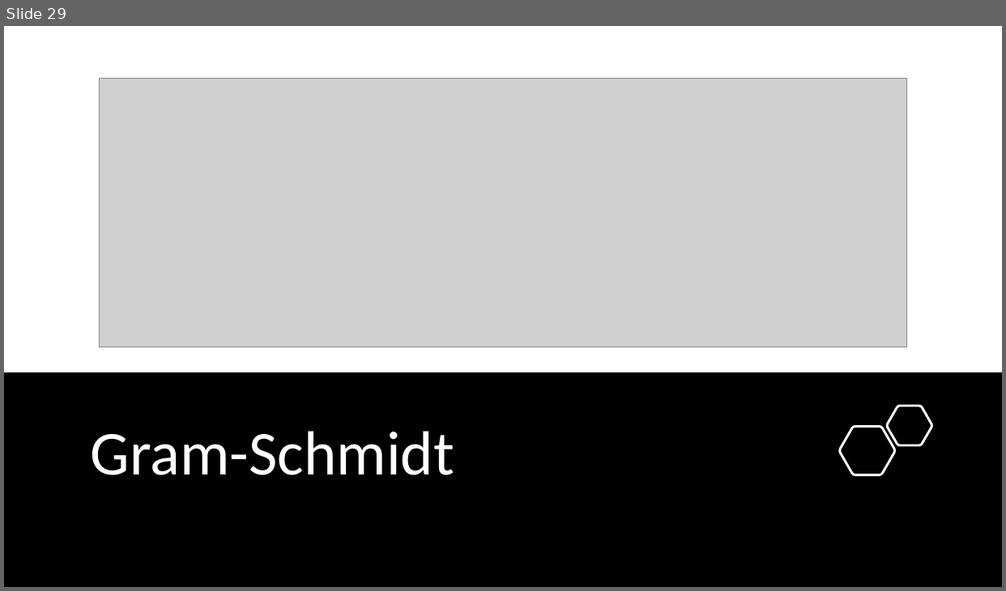
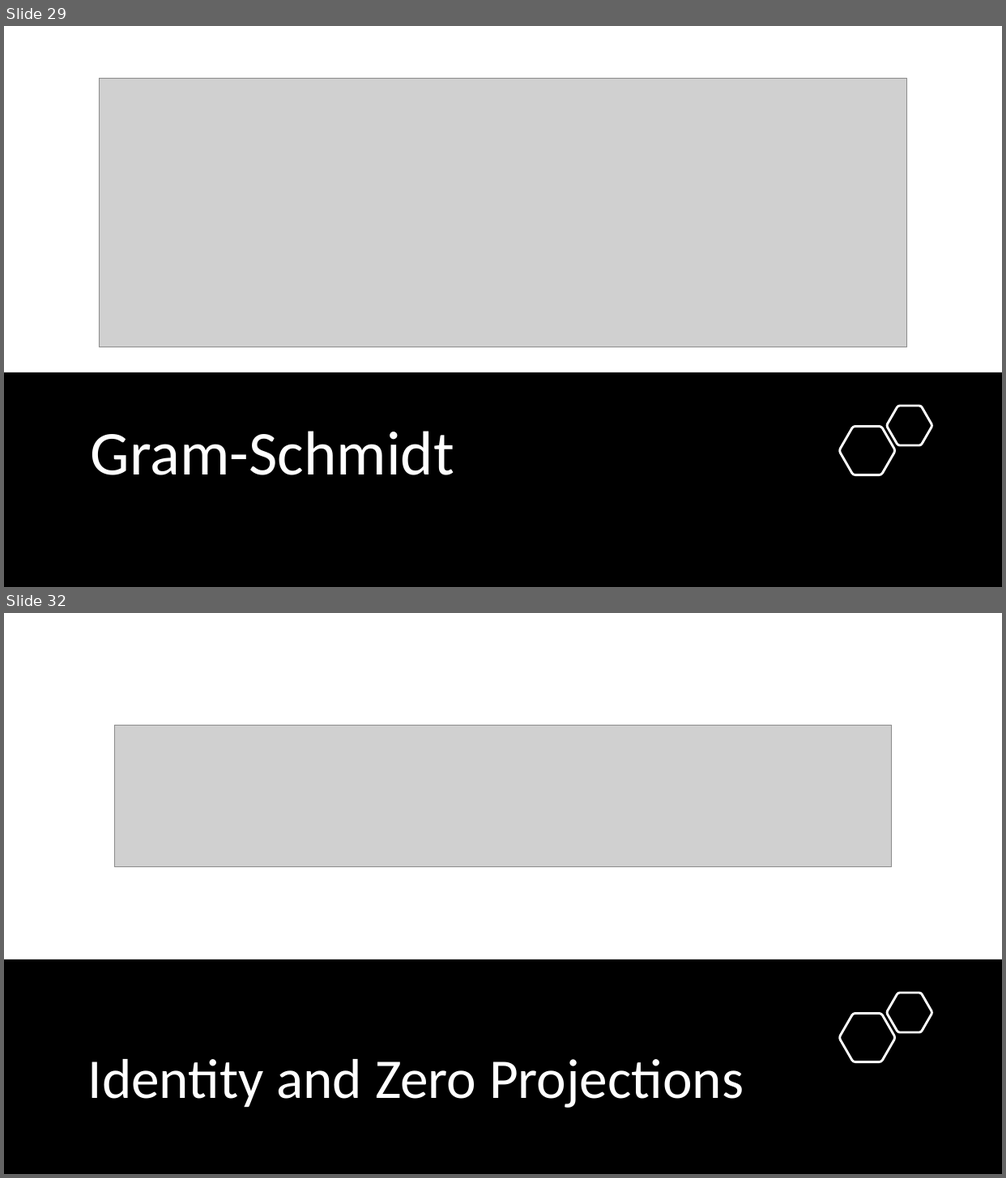
Before and after one commit to Jeffchen54/Linear-Definitions-and-Theorems, a slide deck: Unit 5-6 Theorems.pptx. Shown one above the other, each under a label of ours: slide 29 before the commit, slides 29 and 32 after it; the slides between them are not shown. The pictures are 1006x591 and 1006x1178 pixels, drawn with LibreOffice and Linux fonts; fonts in the diff are those of the drawing; grey boxes stand for pictures. Boxes give left, top, right and bottom in pixels: in the first picture for what was removed or moved away, otherwise in the second. Text is boxed around its words. In the diff, an @@ line names an element or a change of style, - is before the commit and + after.

```diff
--- a/Unit 5-6 Theorems.pptx
+++ b/Unit 5-6 Theorems.pptx
@@ slide 32 added at <box>4,613,1002,1174</box>, background #FFFFFF @@
@@ picture added at <box>114,726,892,867</box> @@
@@ rectangle added at <box>4,960,1002,1174</box>, fill #000000 @@
@@ freeform shape added at <box>888,994,932,1033</box>, outline #FFFFFF 2.25 pt @@
@@ freeform shape added at <box>839,1013,895,1063</box>, outline #FFFFFF 2.25 pt @@
@@ title added at <box>88,1059,744,1108</box>, 54 pt, text #FFFFFF @@
+Identity and Zero Projections
```
Also in this commit, not shown: 2 other slides added, 1 other file.
